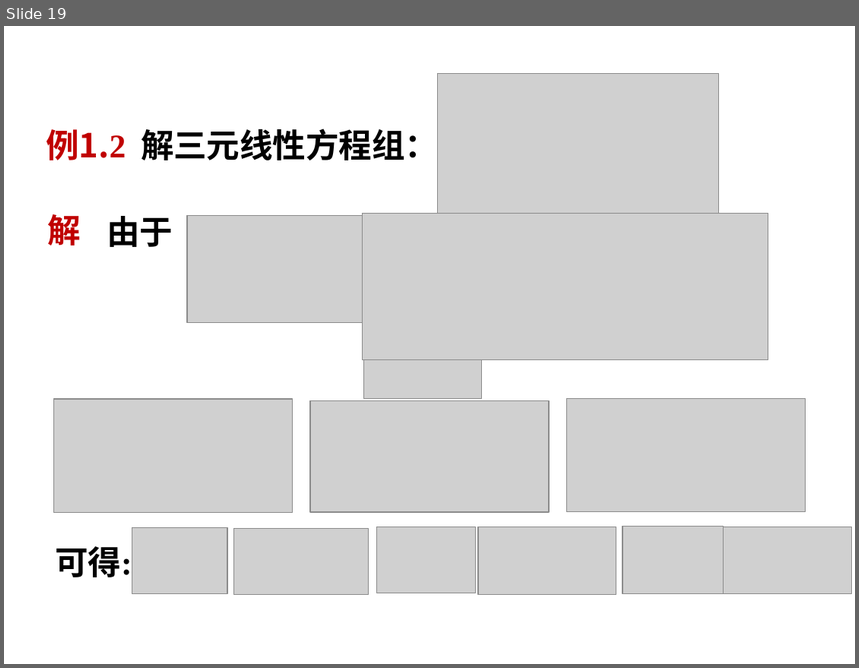
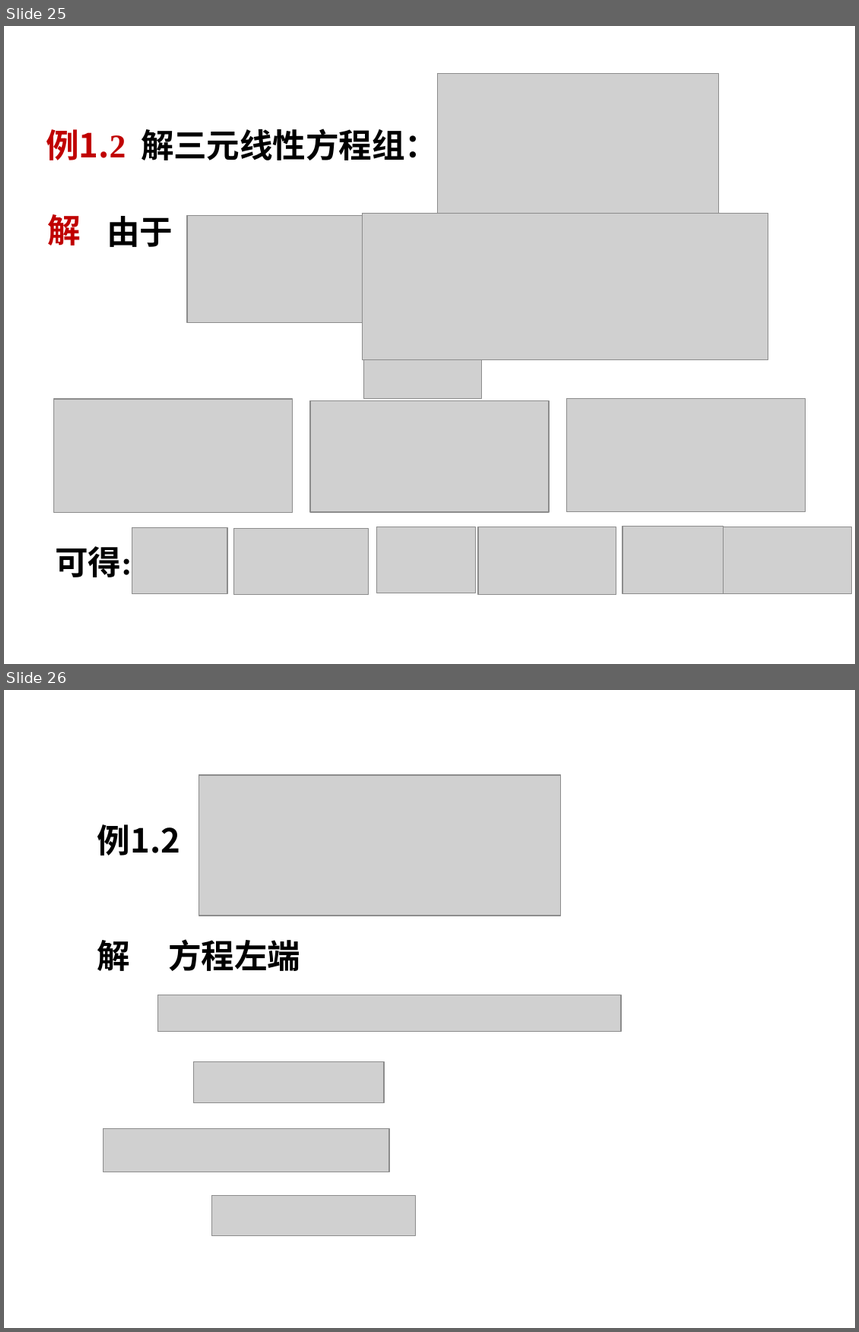
Before and after one commit to zeemeil/zeemeil.github.io, a slide deck: files/2025_2_LM/0930_0101.pptx. Shown one above the other, each under a label of ours: slide 19 before the commit, slides 25 and 26 after it. The pictures are 859x668 and 859x1332 pixels, drawn with LibreOffice and Linux fonts; fonts in the diff are those of the drawing; grey boxes stand for pictures; background and template pictures are left out. Boxes give left, top, right and bottom in pixels: in the first picture for what was removed or moved away, otherwise in the second. Text is boxed around its words. In the diff, an @@ line names an element or a change of style, - is before the commit and + after.

```diff
--- a/files/2025_2_LM/0930_0101.pptx
+++ b/files/2025_2_LM/0930_0101.pptx
@@ slide 26 added at bbox=[4, 690, 855, 1328], background picture (left out) @@
@@ picture added at bbox=[199, 775, 560, 916] @@
@@ text added at bbox=[97, 825, 180, 856], 28 pt, text #000000, bold @@
+例1.2
@@ text added at bbox=[97, 940, 131, 971], 28 pt, text #000000, bold @@
+解
@@ text added at bbox=[168, 939, 300, 971], 28 pt, text #000000, bold @@
+方程左端
@@ picture added at bbox=[158, 995, 621, 1031] @@
@@ picture added at bbox=[194, 1062, 385, 1103] @@
@@ picture added at bbox=[104, 1129, 389, 1172] @@
@@ picture added at bbox=[211, 1195, 415, 1236] @@
@@ what was slide 19 is now slide 25 @@
```
Also in this commit, not shown: 1 slide changed, 8 other slides added, 2 other files.
